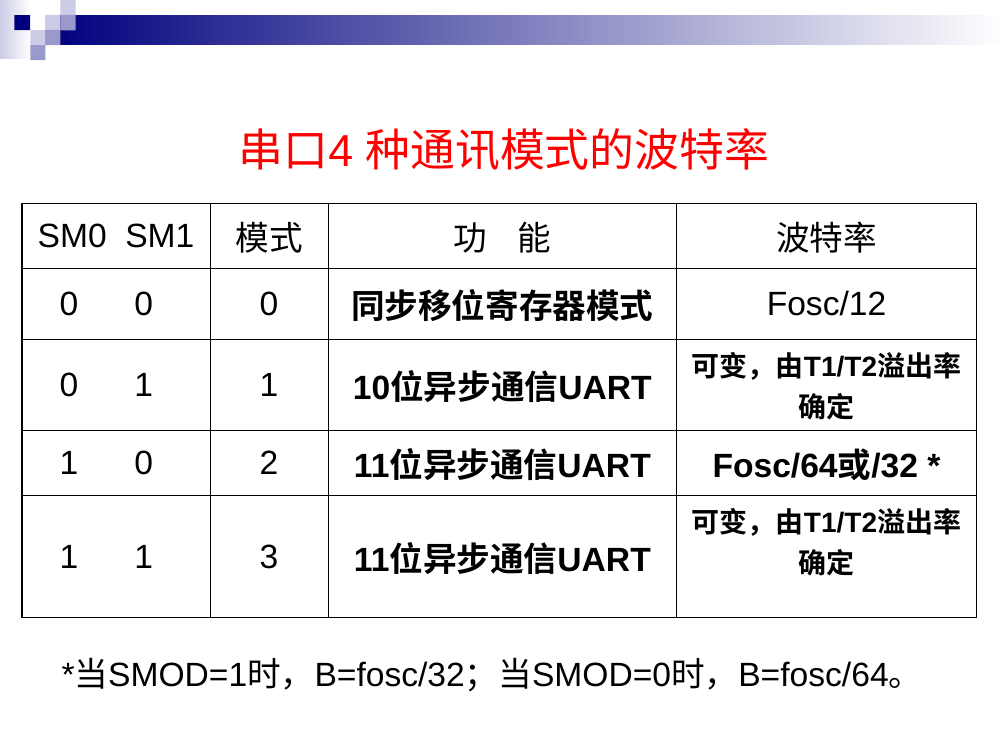
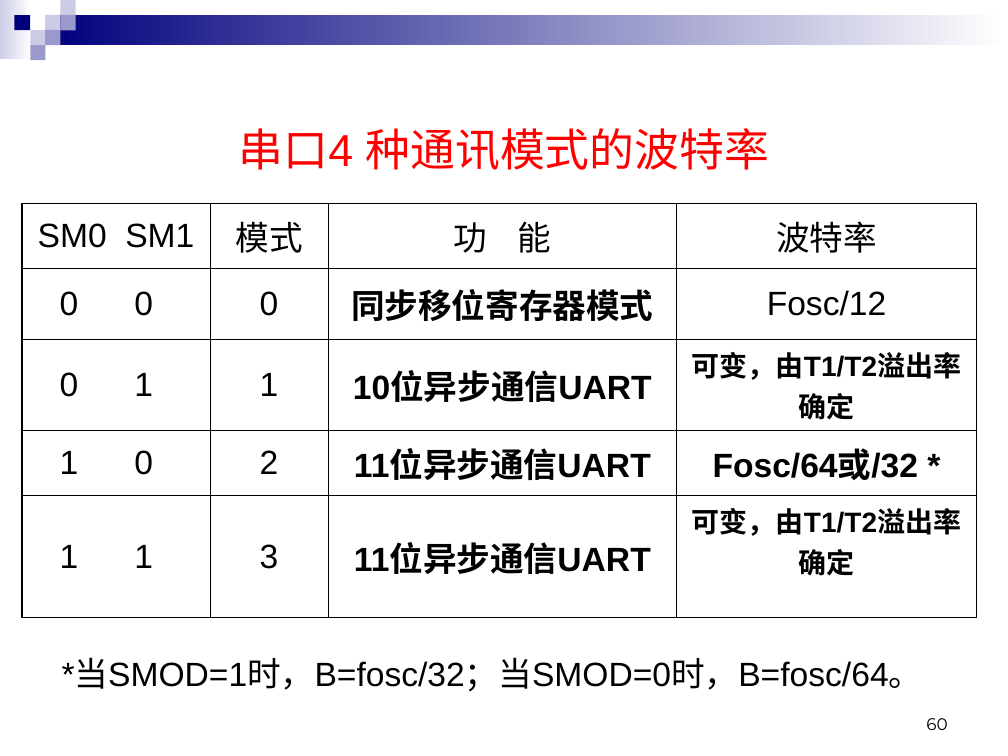
Before and after one commit to rshouc/Microcomputer, a slide deck: slide 60 of PPT/Microcontroller/第7章 51单片机串行口.ppt (slide 62 before the commit). Drawn at 1008x756 pixels with LibreOffice and Linux fonts; fonts in the diff are those of the drawing. Boxes give left, top, right and bottom in pixels: in the first picture for what was removed or moved away, otherwise in the second. Text is boxed around its words. In the diff, an @@ line names an element or a change of style, - is before the commit and + after.

```diff
--- a/PPT/Microcontroller/第7章 51单片机串行口.ppt
+++ b/PPT/Microcontroller/第7章 51单片机串行口.ppt
@@ page number added at [926,718,947,730], 12 pt, text #000000 @@
+60
```
Also in this commit, not shown: 74 other slides changed, 2 slides removed, 3 other files.
